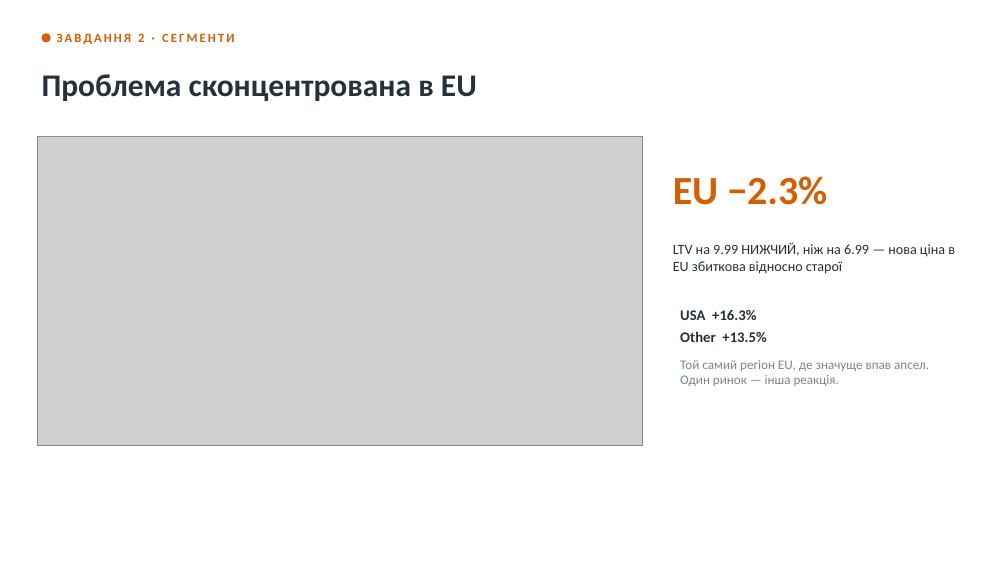
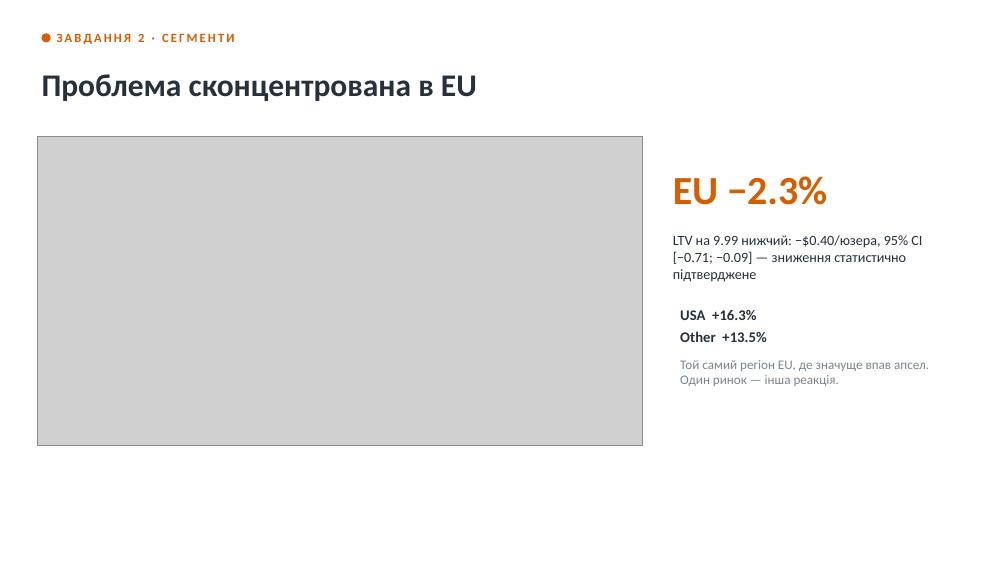
Before and after one commit to Trigger111/amo-case-nepop, a slide deck: slide 10 of AMO_case_presentation.pptx. Drawn at 1008x567 pixels with LibreOffice and Linux fonts; fonts in the diff are those of the drawing; grey boxes stand for pictures. Boxes give left, top, right and bottom in pixels: in the first picture for what was removed or moved away, otherwise in the second. Text is boxed around its words. In the diff, an @@ line names an element or a change of style, - is before the commit and + after.

```diff
--- a/AMO_case_presentation.pptx
+++ b/AMO_case_presentation.pptx
@@ text at (673,235,922,282): text changed @@
-LTV на 9.99 НИЖЧИЙ, ніж на 6.99 — нова ціна в EU збиткова відносно старої
+LTV на 9.99 нижчий: −$0.40/юзера, 95% CI [−0.71; −0.09] — зниження статистично підтверджене
```
Also in this commit, not shown: 7 other slides changed, 1 slide added, 1 slide removed, 3 other files.
